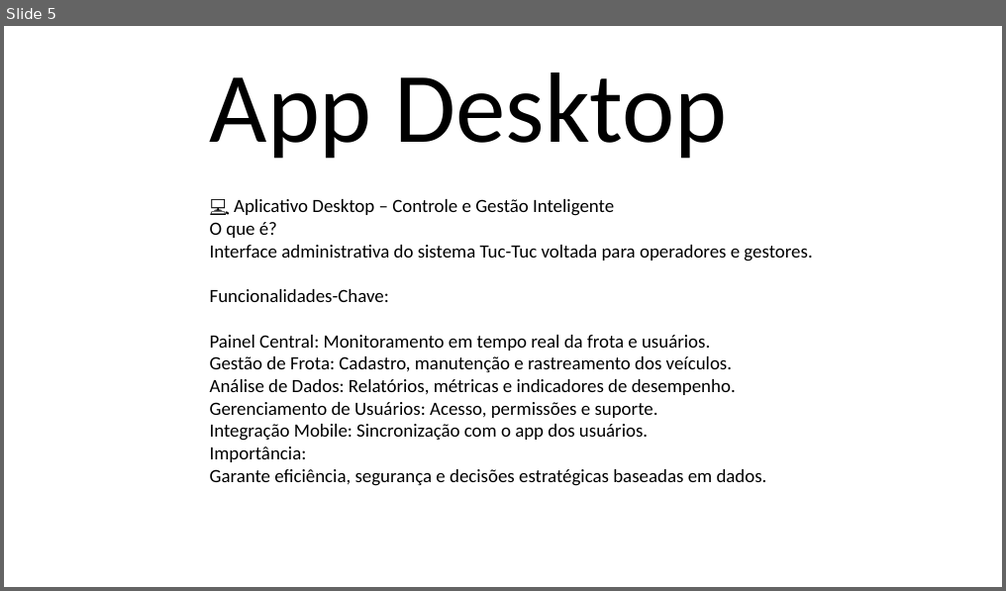
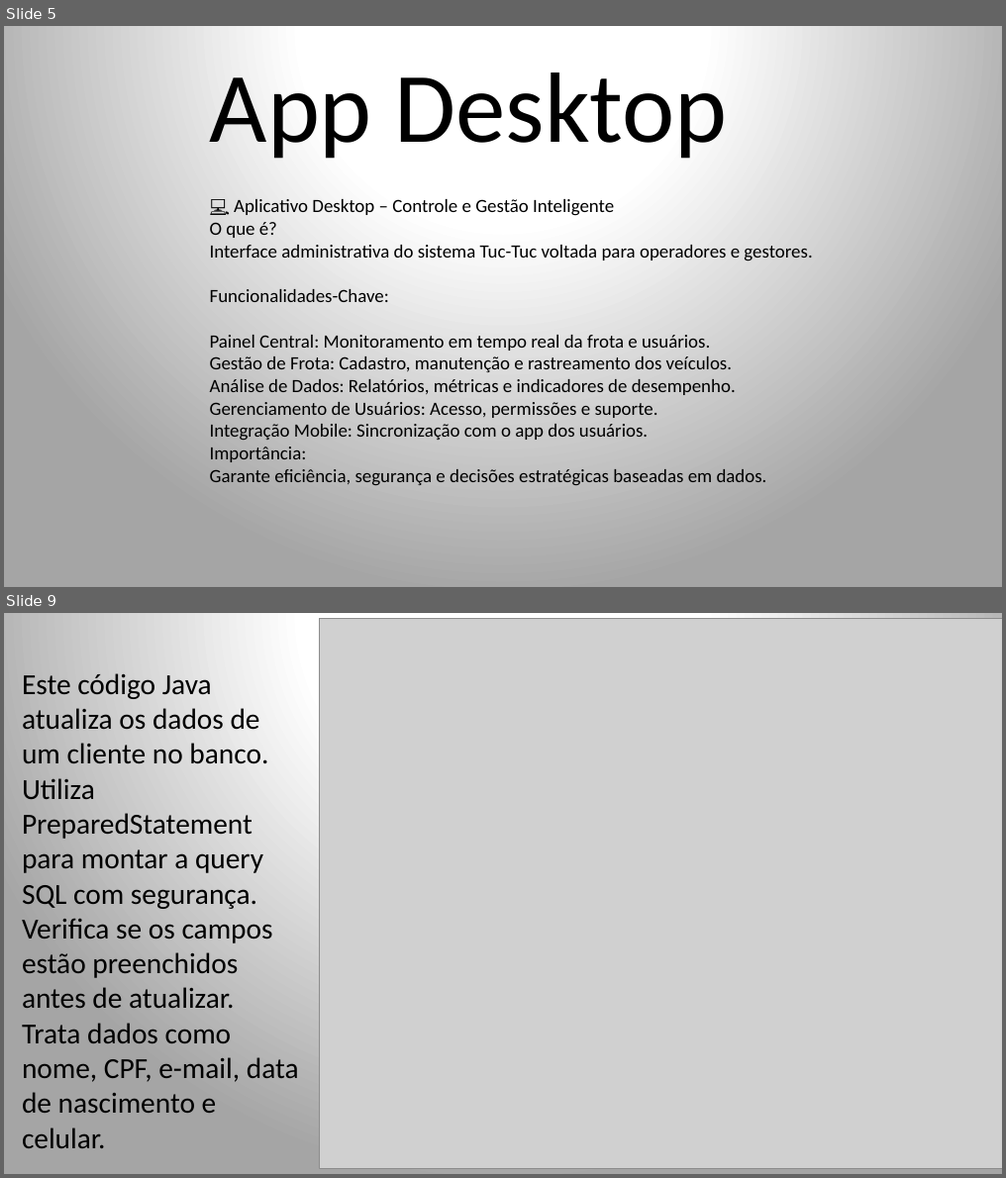
Before and after one commit to NapoleaoJunior/projeto_integrador_mobilidade, a slide deck: apresentacao final/Projeto integrador (Atualizado).pptx. Shown one above the other, each under a label of ours: slide 5 before the commit, slides 5 and 9 after it; the slides between them are not shown. The pictures are 1006x591 and 1006x1178 pixels, drawn with LibreOffice and Linux fonts; fonts in the diff are those of the drawing; grey boxes stand for pictures. Boxes give left, top, right and bottom in pixels: in the first picture for what was removed or moved away, otherwise in the second. Text is boxed around its words. In the diff, an @@ line names an element or a change of style, - is before the commit and + after.

```diff
--- a/apresentacao final/Projeto integrador (Atualizado).pptx
+++ b/apresentacao final/Projeto integrador (Atualizado).pptx
@@ slide 9 added at [4,613,1002,1174], background gradient #FFFFFF to #A5A5A5 @@
@@ picture added at [319,618,1002,1169] @@
@@ text added at [22,673,299,1149], 28 pt, text #000000 @@
+Este código Java atualiza os dados de um cliente no banco.
+Utiliza PreparedStatement para montar a query SQL com segurança.
+Verifica se os campos estão preenchidos antes de atualizar.
+Trata dados como nome, CPF, e-mail, data de nascimento e celular.
@@ slide 5 changed as well @@
@@ background #FFFFFF to gradient #FFFFFF to #A5A5A5 @@
```
Also in this commit, not shown: 19 other slides changed, 2 other slides added, 3 slides removed.
